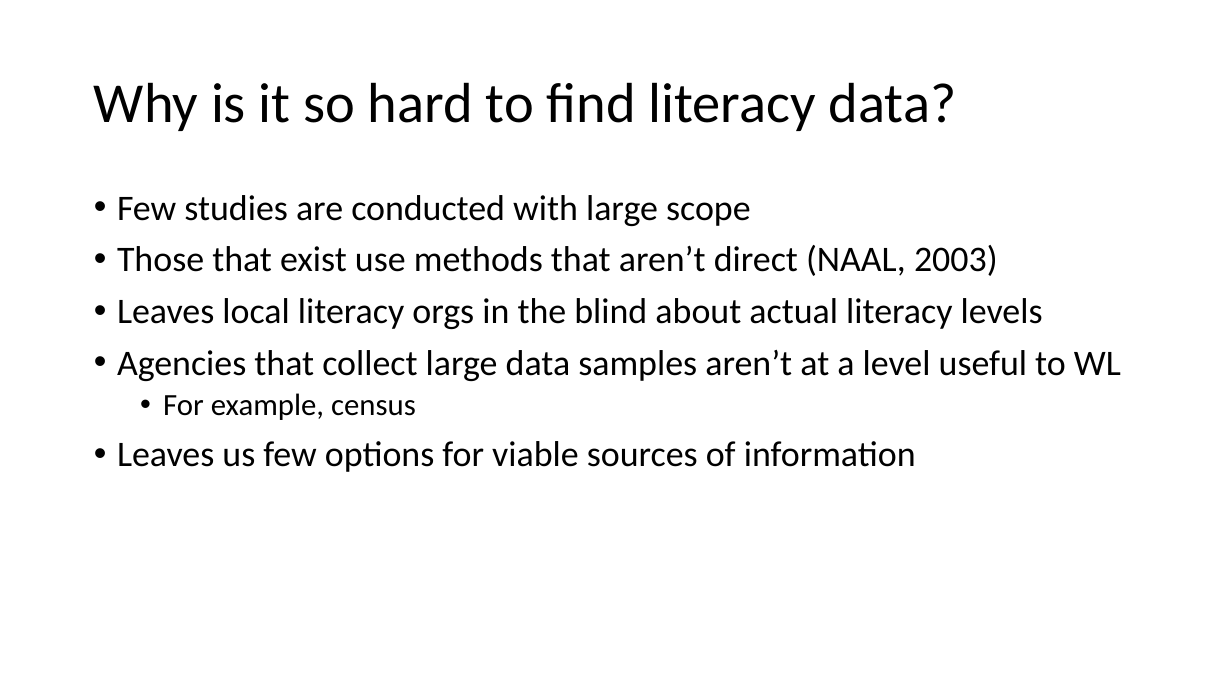
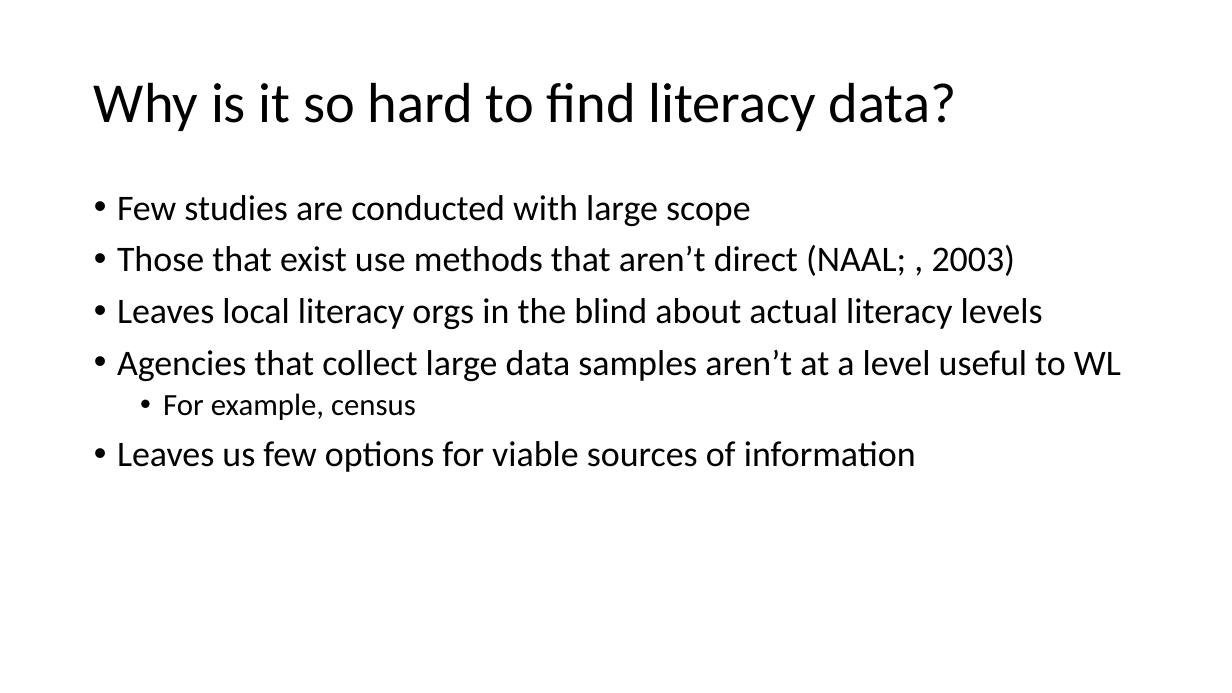
Before and after one commit to MCooperBorkenhagen/wisconsin_literacy_member_data, a slide deck: slide 4 of resources/member_data_webinar.pptx. Drawn at 1232x693 pixels with LibreOffice and Linux fonts; fonts in the diff are those of the drawing. Boxes give left, top, right and bottom in pixels: in the first picture for what was removed or moved away, otherwise in the second. Text is boxed around its words. In the diff, an @@ line names an element or a change of style, - is before the commit and + after.

```diff
--- a/resources/member_data_webinar.pptx
+++ b/resources/member_data_webinar.pptx
@@ text at [117,245,1016,276]: text changed @@
-• Those that exist use methods that aren’t direct (NAAL, 2003)
+• Those that exist use methods that aren’t direct (NAAL; , 2003)
```
Also in this commit, not shown: 10 other slides changed, 5 slides added, 1 slide removed, 5 other files.
